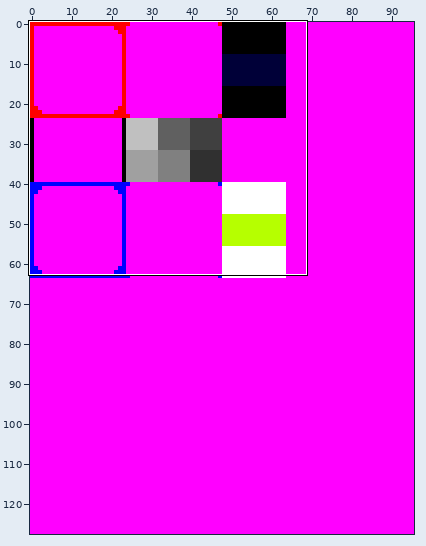
A sprite sheet gets an edit: com.MI.Requiem/res/world/tile.png. The picture above shows the old version from afar; the outline marks the close-up.
Close-up. As it was:
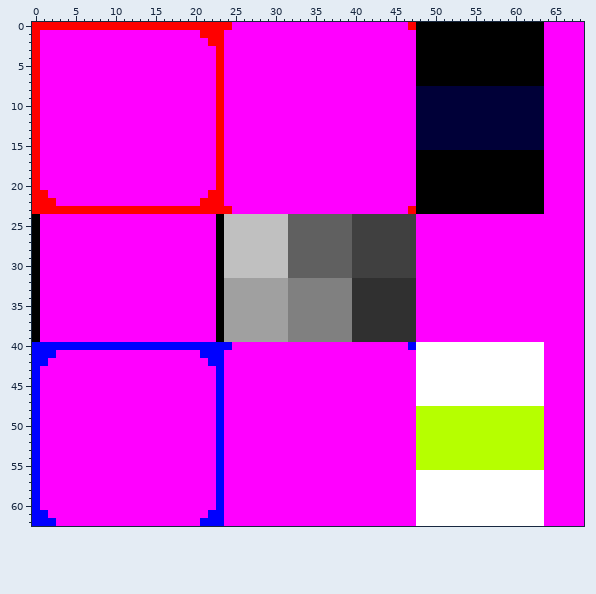
The file is 96x128 pixels. Shown: x 0..68, y 0..62.
And afterwards:
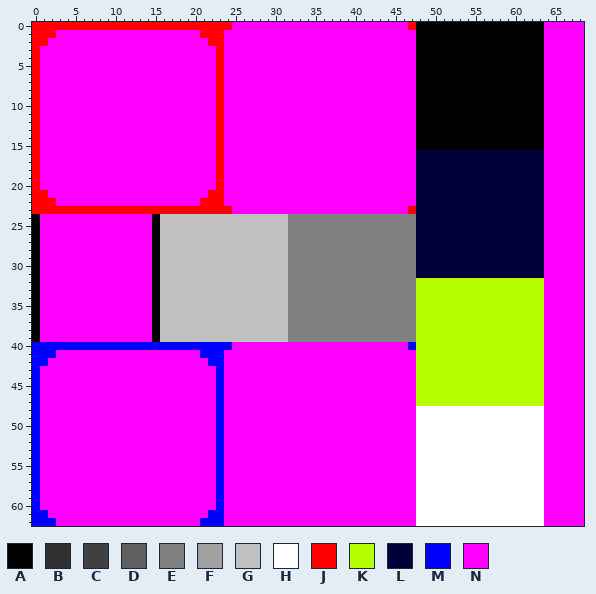
Palette (. is transparent): A #000000  B #303030  C #404040  D #606060  E #808080  F #a0a0a0  G #c0c0c0  H #ffffff  J #ff0000  K #b6ff00  L #000038  M #0000ff  N #ff00ff
What changed:
y 1: x 1..2 NN -> JJ
y 2: x 1 N -> J
y 8..15: x 48..63 LLLLLLLLLLLLLLLL -> AAAAAAAAAAAAAAAA
y 16..23: x 48..63 AAAAAAAAAAAAAAAA -> LLLLLLLLLLLLLLLL
y 24..31: x 15..23 NNNNNNNNA -> AGGGGGGGG; x 32..63 DDDDDDDDCCCCCCCCNNNNNNNNNNNNNNNN -> EEEEEEEEEEEEEEEELLLLLLLLLLLLLLLL
y 32..39: x 15..31 NNNNNNNNAFFFFFFFF -> AGGGGGGGGGGGGGGGG; x 40..63 BBBBBBBBNNNNNNNNNNNNNNNN -> EEEEEEEEKKKKKKKKKKKKKKKK
y 40..47: x 48..63 HHHHHHHHHHHHHHHH -> KKKKKKKKKKKKKKKK
y 48..55: x 48..63 KKKKKKKKKKKKKKKK -> HHHHHHHHHHHHHHHH
Boxes around the changes in both close-ups, in picture pixels (x1, y1, x2, y2):
changed: (40, 30, 56, 46)
changed: (152, 86, 544, 470)
